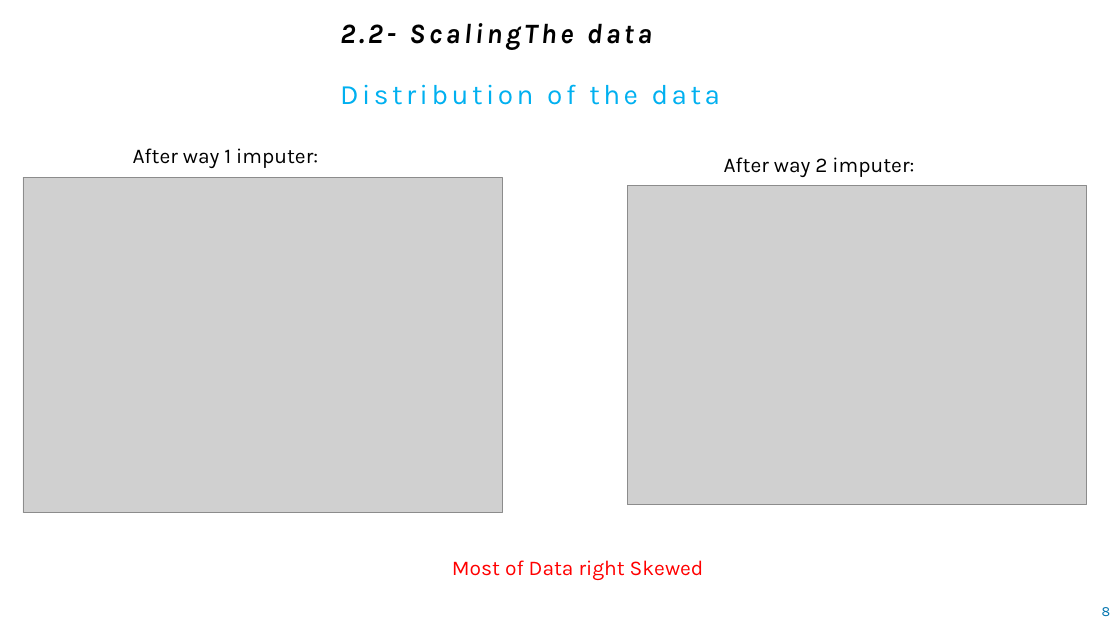
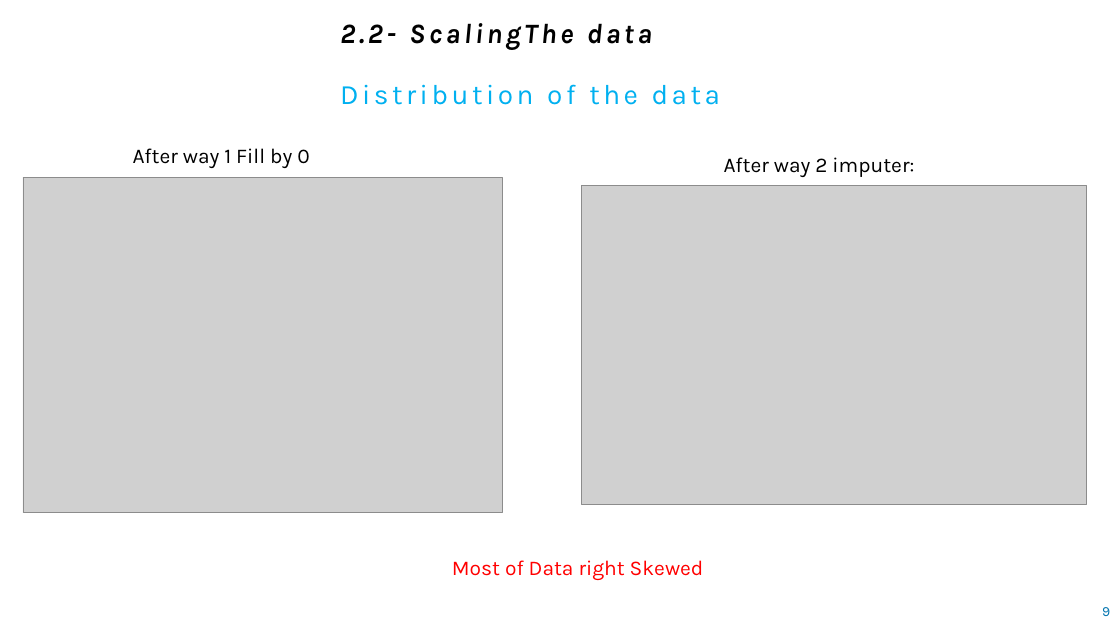
Before and after one commit to Reema-Khaseeb/clustering-credit-card-customer-segmentation, a slide deck: slide 9 of presentation/Credit Card Clustering.pptx (slide 8 before the commit). Drawn at 1120x630 pixels with LibreOffice and Linux fonts; fonts in the diff are those of the drawing; grey boxes stand for pictures. Boxes give left, top, right and bottom in pixels: in the first picture for what was removed or moved away, otherwise in the second. Text is boxed around its words. In the diff, an @@ line names an element or a change of style, - is before the commit and + after.

```diff
--- a/presentation/Credit Card Clustering.pptx
+++ b/presentation/Credit Card Clustering.pptx
@@ text at (x1=133, y1=148, x2=309, y2=168): text changed @@
-After way 1 imputer:
+After way 1 Fill by 0
@@ picture resized from (x1=628, y1=186, x2=1087, y2=505) to (x1=581, y1=186, x2=1086, y2=505) @@
```
Also in this commit, not shown: 9 other slides changed, 15 slides added.
